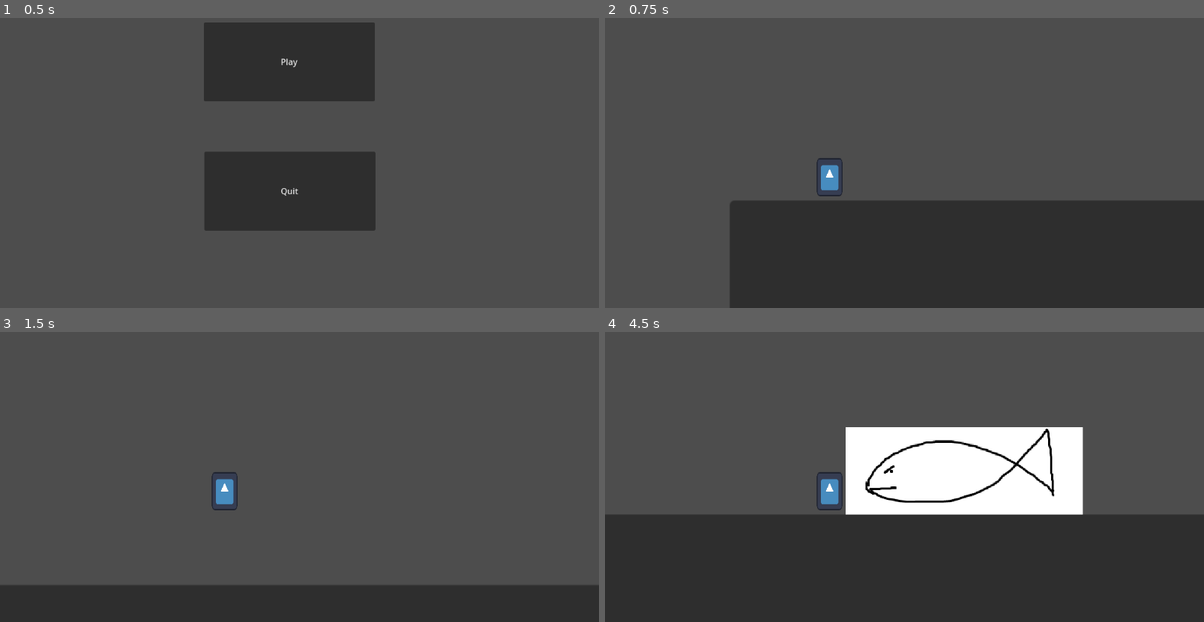
Above: before the commit, frames 1-4 (two rows, left to right).
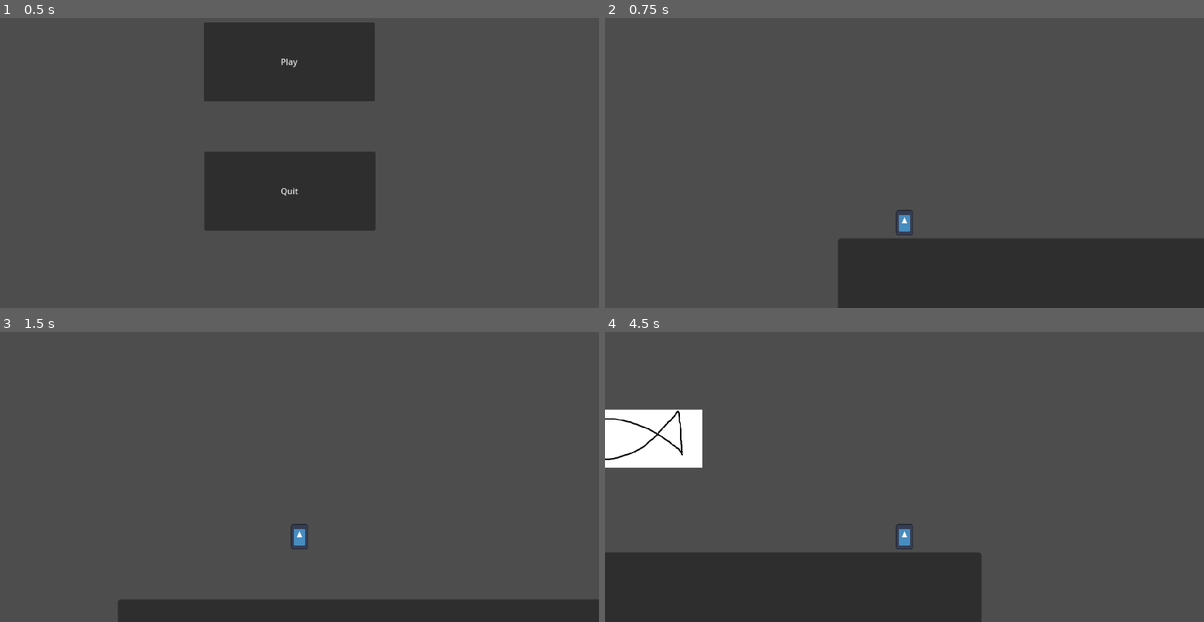
Above: after the commit, the same moments.

Repository: FanteyOfficial/SCALE-Project
Game: Godot game, scene res://Scenes/main.tscn
Two runs of this game, one before a commit and one after it. Both use one fixed random seed, a clock stepped at 60 frames per second and the inputs below. The engine's default icon, where the game draws it, is replaced by a stand-in: a white triangle on a blue panel in a dark square.
Inputs:
- Up to frame 1 (0.5 s): no input
- Up to frame 2 (0.75 s): click "Play" at 0.5 s
- Up to frame 3 (1.5 s): tap Enter (ui_accept) at 1.25 s; hold Right (ui_right) from 1.28 s (still down); tap Shift (dash) at 1.35 s
- Up to frame 4 (4.5 s): tap Enter (ui_accept) at 1.52, 2.27, 3.77 s; tap Shift (dash) every 0.75 s from 2.1 to 4.35 s; release Right (ui_right) at 2.78 s; hold Left (ui_left) 2.78-3.53 s; hold Right (ui_right) from 3.53 s (still down)

Frame 1 is identical in both runs. In frame 2, 15% of the frame differs, in the area x 20-100%, y 48-100%; in frame 3, 6.7%; in frame 4, 37%, in the area x 0-100%, y 26-100%.

Commit message:
basic ai

Diff:
--- a/Scenes/er_pesce.tscn
+++ b/Scenes/er_pesce.tscn
@@ -7,6 +7,7 @@
 size = Vector2(152, 56)
 
 [node name="ErPesce" type="CharacterBody2D"]
+collision_layer = 4
 script = ExtResource("1_uvnb7")
 
 [node name="Hitbox" type="CollisionShape2D" parent="."]
--- a/Scenes/player.tscn
+++ b/Scenes/player.tscn
@@ -23,6 +23,7 @@
 }]
 
 [node name="Player" type="CharacterBody2D"]
+collision_layer = 2
 script = ExtResource("1_t08o5")
 
 [node name="CollisionShape2D" type="CollisionShape2D" parent="."]
--- a/Scenes/world.tscn
+++ b/Scenes/world.tscn
@@ -1,7 +1,17 @@
-[gd_scene load_steps=6 format=3 uid="uid://b13v1unf0jvj0"]
+[gd_scene load_steps=7 format=3 uid="uid://b13v1unf0jvj0"]
 
 [ext_resource type="PackedScene" uid="uid://biinmccay4ppq" path="res://Scenes/player.tscn" id="1_kof1k"]
 [ext_resource type="PackedScene" uid="uid://xb7sh2qggrli" path="res://Scenes/er_pesce.tscn" id="2_yxcrn"]
+
+[sub_resource type="GDScript" id="GDScript_av6ib"]
+script/source = "extends Node2D
+
+@onready var pesce = get_node(\"ErPesce\")
+@onready var player = get_node(\"Player\")
+
+#func _ready():
+#	pesce.set_player(player)
+"
 
 [sub_resource type="RectangleShape2D" id="RectangleShape2D_ghkdr"]
 size = Vector2(1152, 128)
@@ -13,13 +23,14 @@
 size = Vector2(64, 456)
 
 [node name="World" type="Node2D"]
+script = SubResource("GDScript_av6ib")
 
 [node name="Player" parent="." instance=ExtResource("1_kof1k")]
 position = Vector2(64, 496)
 
 [node name="Camera2D" type="Camera2D" parent="Player"]
-position = Vector2(48, -24)
-zoom = Vector2(3, 3)
+position = Vector2(0, -80)
+zoom = Vector2(2, 2)
 
 [node name="StaticBody2D" type="StaticBody2D" parent="."]
 
--- a/Scripts/er_pesce.gd
+++ b/Scripts/er_pesce.gd
@@ -1,19 +1,22 @@
 extends CharacterBody2D
 
-@export var direction = Vector2.LEFT
-@export var speed = 30.0
 
+@export var speed = 100.0
+@export var jump = -400.0
+@onready var player = $"../Player"
 var gravity = ProjectSettings.get_setting("physics/2d/default_gravity")
 
-# Called when the node enters the scene tree for the first time.
-func _ready():
-	pass # Replace with function body.
+func set_player(node):
+	player = node
 
 func _physics_process(delta):
+	var direction : Vector2 = player.get_position()
 	if not is_on_floor():
 		velocity.y += gravity * delta
+	else :
+		velocity.y = jump
 	if direction:
-		velocity.x = direction.x * speed
+		velocity.x = position.direction_to(direction).x * speed
 	else:
 		velocity.x = move_toward(velocity.x, 0, speed)
 	move_and_slide()
--- a/project.godot
+++ b/project.godot
@@ -40,6 +40,15 @@
 ]
 }
 
+[layer_names]
+
+2d_render/layer_1="World"
+2d_render/layer_2="Player"
+2d_render/layer_3="Enemy"
+2d_physics/layer_1="World"
+2d_physics/layer_2="Player"
+2d_physics/layer_3="Enemy"
+
 [rendering]
 
 textures/canvas_textures/default_texture_filter=0
